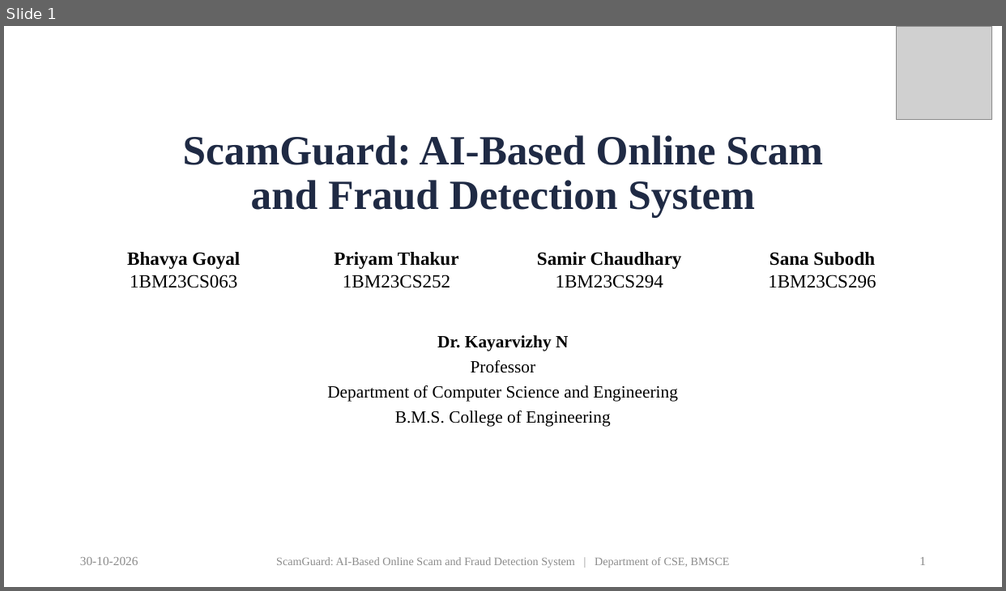
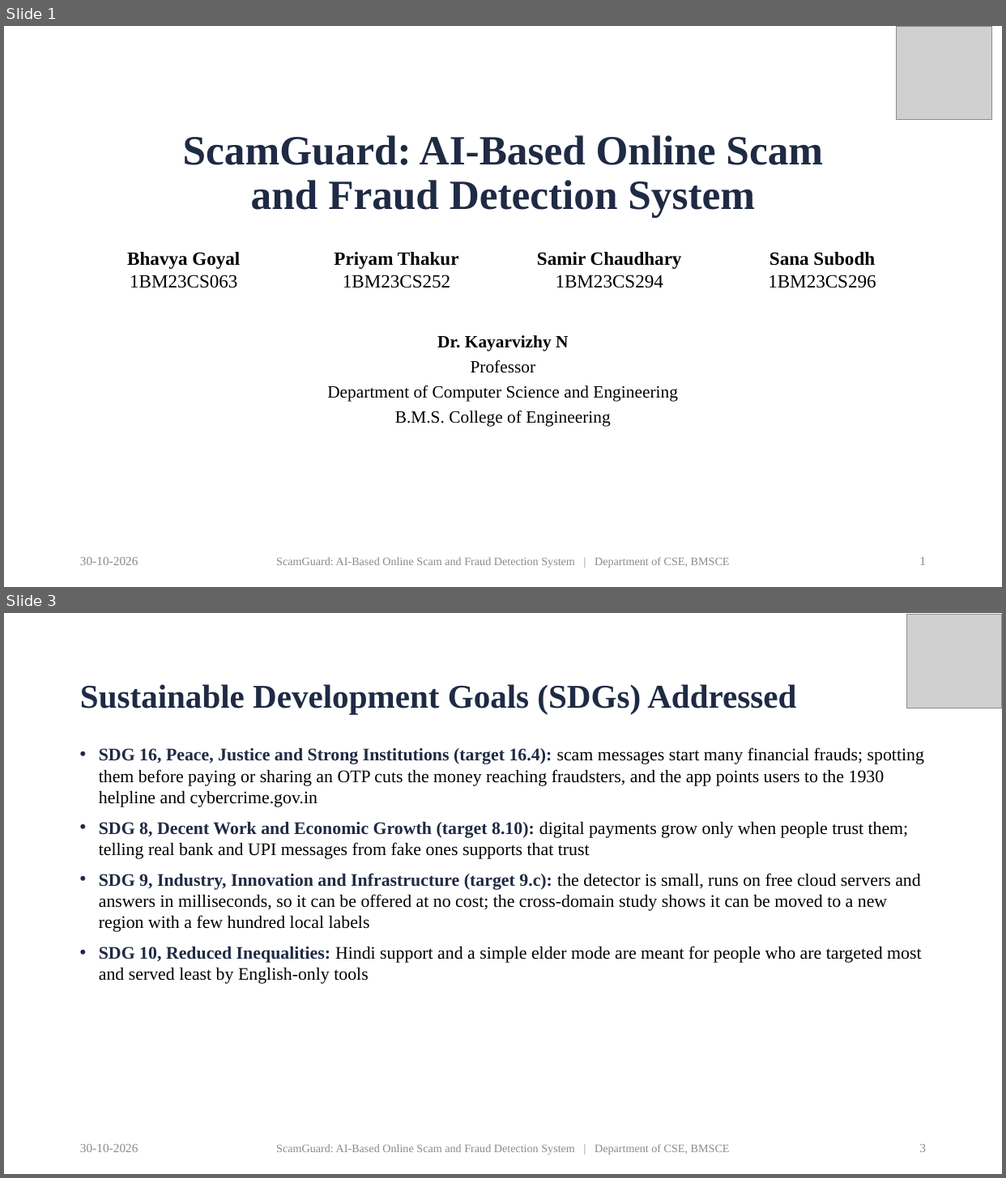
Before and after one commit to priyamthakur275/ScamGuard-AI, a slide deck: docs/presentation/ScamGuard_Final_Presentation.pptx. Shown one above the other, each under a label of ours: slide 1 before the commit, slides 1 and 3 after it; the slides between them are not shown. The pictures are 1006x591 and 1006x1178 pixels, drawn with LibreOffice and Linux fonts; fonts in the diff are those of the drawing; grey boxes stand for pictures. Boxes give left, top, right and bottom in pixels: in the first picture for what was removed or moved away, otherwise in the second. Text is boxed around its words. In the diff, an @@ line names an element or a change of style, - is before the commit and + after.

Commit message:
Align presentation with the department PP2 template: add SDG, collaboration, split conclusion and future work

```diff
--- a/docs/presentation/ScamGuard_Final_Presentation.pptx
+++ b/docs/presentation/ScamGuard_Final_Presentation.pptx
@@ slide 3 added at (4, 613, 1002, 1174), background #FFFFFF @@
@@ picture added at (907, 615, 1002, 708) @@
@@ title added at (80, 684, 796, 714), 32 pt, text #1F2A44, bold @@
+Sustainable Development Goals (SDGs) Addressed
@@ text added at (99, 747, 924, 984), 17 pt, text #000000 @@
+• SDG 16, Peace, Justice and Strong Institutions (target 16.4): scam messages start many financial frauds; spotting them before paying or sharing an OTP cuts the money reaching fraudsters, and the app points users to the 1930 helpline and cybercrime.gov.in
+• SDG 8, Decent Work and Economic Growth (target 8.10): digital payments grow only when people trust them; telling real bank and UPI messages from fake ones supports that trust
+• SDG 9, Industry, Innovation and Infrastructure (target 9.c): the detector is small, runs on free cloud servers and answers in milliseconds, so it can be offered at no cost; the cross-domain study shows it can be moved to a new region with a few hundred local labels
+• SDG 10, Reduced Inequalities: Hindi support and a simple elder mode are meant for people who are targeted most and served least by English-only tools
@@ text added at (80, 1144, 138, 1152), 12 pt, text #8C8C8C @@
+30-10-2026
@@ text added at (276, 1144, 730, 1155), 11 pt, text #8C8C8C @@
+ScamGuard: AI-Based Online Scam and Fraud Detection System | Department of CSE, BMSCE
@@ page number added at (919, 1144, 926, 1152), 12 pt, text #8C8C8C @@
+3
```
Also in this commit, not shown: 3 slides changed, 2 other slides added.
